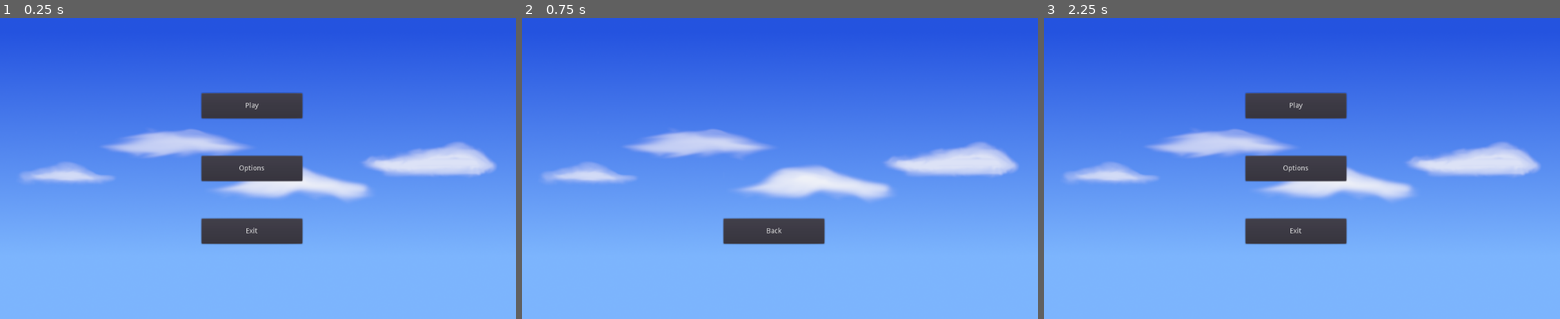
Above: before the commit, frames 1-3 (left to right).
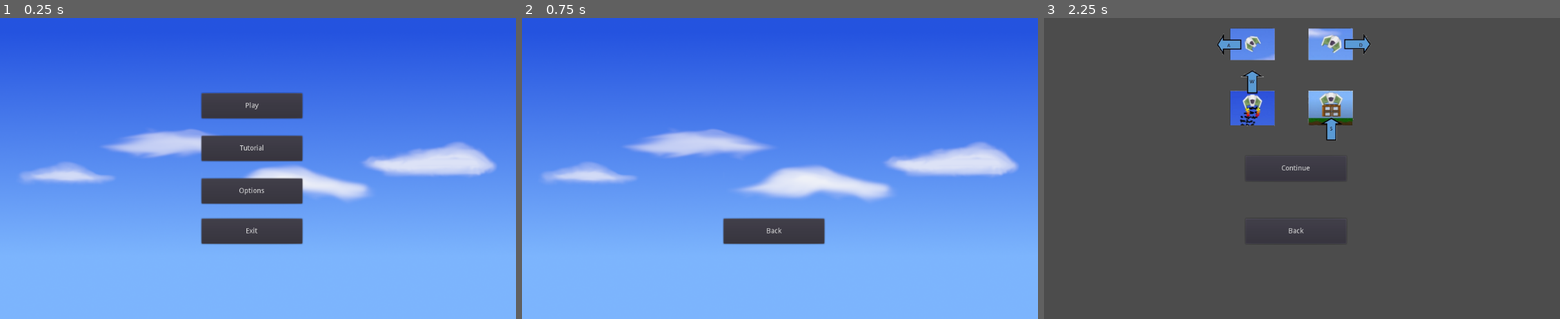
Above: after the commit, the same moments.

Repository: giraffegrenade/home-havoc
Game: Godot game, scene res://scenes/MainMenu.tscn
Two runs of this game, one before a commit and one after it. Both use one fixed random seed, a clock stepped at 60 frames per second and the inputs below.
Inputs (mouse positions are in pixels of both pictures, inside the frame that each line leads up to):
- Up to frame 1 (0.25 s): no input
- Up to frame 2 (0.75 s): click "Options" at 0.5 s
- Up to frame 3 (2.25 s): click "Back" at 1.25 s; click (1296, 147) at 2 s, where only the run after the commit has a clickable "Tutorial"

The runs differ from the first frame. In frame 1, 4.2% of the frame differs, in the area x 38-59%, y 38-62%; in frame 2, nothing differs; in frame 3, 96%, in the area x 0-100%, y 0-100%.

Commit message:
Adding separate tutorial page
Reorganising menu

Diff:
--- /dev/null
+++ b/HomeHavoc/scenes/GameSettingsMenu.gd
@@ -0,0 +1,10 @@
+extends CanvasLayer
+
+
+
+func _on_StartButton_pressed():
+	get_tree().change_scene("res://scenes/Main.tscn")
+
+
+func _on_BackButton_pressed():
+	get_tree().change_scene("res://scenes/MainMenu.tscn")
--- /dev/null
+++ b/HomeHavoc/scenes/GameSettingsMenu.tscn
@@ -0,0 +1,79 @@
+[gd_scene load_steps=4 format=2]
+
+[ext_resource path="res://scenes/GameSettingsMenu.gd" type="Script" id=1]
+[ext_resource path="res://scenes/Background.tscn" type="PackedScene" id=2]
+
+[sub_resource type="GDScript" id=1]
+
+script/source = "extends Button
+
+"
+
+[node name="GameSettingsMenu" type="CanvasLayer" index="0"]
+
+layer = 1
+offset = Vector2( 0, 0 )
+rotation = 0.0
+scale = Vector2( 1, 1 )
+transform = Transform2D( 1, 0, 0, 1, 0, 0 )
+script = ExtResource( 1 )
+
+[node name="StartButton" type="Button" parent="." index="0"]
+
+anchor_left = 0.0
+anchor_top = 0.0
+anchor_right = 0.0
+anchor_bottom = 0.0
+margin_left = 400.0
+margin_top = 150.0
+margin_right = 600.0
+margin_bottom = 200.0
+rect_pivot_offset = Vector2( 0, 0 )
+rect_clip_content = false
+focus_mode = 2
+mouse_filter = 0
+mouse_default_cursor_shape = 0
+size_flags_horizontal = 1
+size_flags_vertical = 1
+toggle_mode = false
+enabled_focus_mode = 2
+shortcut = null
+group = null
+text = "Start"
+flat = false
+align = 1
+script = SubResource( 1 )
+_sections_unfolded = [ "Rect" ]
+
+[node name="BackButton" type="Button" parent="." index="1"]
+
+anchor_left = 0.0
+anchor_top = 0.0
+anchor_right = 0.0
+anchor_bottom = 0.0
+margin_left = 400.0
+margin_top = 400.0
+margin_right = 600.0
+margin_bottom = 450.0
+rect_pivot_offset = Vector2( 0, 0 )
+rect_clip_content = false
+focus_mode = 2
+mouse_filter = 0
+mouse_default_cursor_shape = 0
+size_flags_horizontal = 1
+size_flags_vertical = 1
+toggle_mode = false
+enabled_focus_mode = 2
+shortcut = null
+group = null
+text = "Back"
+flat = false
+align = 1
+script = SubResource( 1 )
+_sections_unfolded = [ "Rect" ]
+
+[node name="Sprite" parent="." index="2" instance=ExtResource( 2 )]
+
+[connection signal="pressed" from="StartButton" to="." method="_on_StartButton_pressed"]
+
+[connection signal="pressed" from="BackButton" to="." method="_on_BackButton_pressed"]
--- a/HomeHavoc/scenes/MainMenu.gd
+++ b/HomeHavoc/scenes/MainMenu.gd
@@ -1,8 +1,8 @@
 extends CanvasLayer
 
 
-func _on_StartButton_pressed():
-	get_tree().change_scene("res://scenes/Tutorial.tscn")
+func _on_PlayButton_pressed():
+	get_tree().change_scene("res://scenes/GameSettingsMenu.tscn")
 
 
 func _on_Exit_pressed():
@@ -11,3 +11,7 @@
 
 func _on_OptionsButton_pressed():
 	get_tree().change_scene("res://scenes/OptionsMenu.tscn")
+
+
+func _on_Tutorial_pressed():
+	get_tree().change_scene("res://scenes/Tutorial.tscn")
--- a/HomeHavoc/scenes/MainMenu.tscn
+++ b/HomeHavoc/scenes/MainMenu.tscn
@@ -3,7 +3,7 @@
 [ext_resource path="res://scenes/MainMenu.gd" type="Script" id=1]
 [ext_resource path="res://scenes/Background.tscn" type="PackedScene" id=2]
 
-[node name="CanvasLayer" type="CanvasLayer" index="0"]
+[node name="CanvasLayer" type="CanvasLayer"]
 
 layer = 1
 offset = Vector2( 0, 0 )
@@ -12,7 +12,7 @@
 transform = Transform2D( 1, 0, 0, 1, 0, 0 )
 script = ExtResource( 1 )
 
-[node name="StartButton" type="Button" parent="." index="0"]
+[node name="PlayButton" type="Button" parent="." index="0"]
 
 anchor_left = 0.5
 anchor_top = 0.0
@@ -38,16 +38,42 @@
 align = 1
 _sections_unfolded = [ "Margin", "Rect" ]
 
-[node name="OptionsButton" type="Button" parent="." index="1"]
+[node name="Tutorial" type="Button" parent="." index="1"]
 
 anchor_left = 0.5
 anchor_top = 0.5
 anchor_right = 0.5
 anchor_bottom = 0.5
 margin_left = -112.0
-margin_top = -25.0
+margin_top = -65.0
 margin_right = 88.0
-margin_bottom = 25.0
+margin_bottom = -15.0
+rect_pivot_offset = Vector2( 0, 0 )
+rect_clip_content = false
+focus_mode = 2
+mouse_filter = 0
+mouse_default_cursor_shape = 0
+size_flags_horizontal = 1
+size_flags_vertical = 1
+toggle_mode = false
+enabled_focus_mode = 2
+shortcut = null
+group = null
+text = "Tutorial"
+flat = false
+align = 1
+_sections_unfolded = [ "Margin", "Rect" ]
+
+[node name="OptionsButton" type="Button" parent="." index="2"]
+
+anchor_left = 0.5
+anchor_top = 0.5
+anchor_right = 0.5
+anchor_bottom = 0.5
+margin_left = -112.0
+margin_top = 20.0
+margin_right = 88.0
+margin_bottom = 70.0
 rect_pivot_offset = Vector2( 0, 0 )
 rect_clip_content = false
 focus_mode = 2
@@ -64,7 +90,7 @@
 align = 1
 _sections_unfolded = [ "Margin", "Rect" ]
 
-[node name="Exit" type="Button" parent="." index="2"]
+[node name="Exit" type="Button" parent="." index="3"]
 
 anchor_left = 0.5
 anchor_top = 1.0
@@ -90,9 +116,11 @@
 align = 1
 _sections_unfolded = [ "Margin", "Rect" ]
 
-[node name="Sprite" parent="." index="3" instance=ExtResource( 2 )]
+[node name="Sprite" parent="." index="4" instance=ExtResource( 2 )]
 
-[connection signal="pressed" from="StartButton" to="." method="_on_StartButton_pressed"]
+[connection signal="pressed" from="PlayButton" to="." method="_on_PlayButton_pressed"]
+
+[connection signal="pressed" from="Tutorial" to="." method="_on_Tutorial_pressed"]
 
 [connection signal="pressed" from="OptionsButton" to="." method="_on_OptionsButton_pressed"]
 
--- a/HomeHavoc/scenes/Tutorial.gd
+++ b/HomeHavoc/scenes/Tutorial.gd
@@ -5,4 +5,5 @@
 
 
 func _on_ContinueButton_pressed():
-	get_tree().change_scene("res://scenes/Main.tscn")
+#	get_tree().change_scene("res://scenes/Main.tscn")
+	pass
--- a/HomeHavoc/scenes/Tutorial.tscn
+++ b/HomeHavoc/scenes/Tutorial.tscn
@@ -4,7 +4,7 @@
 [ext_resource path="res://art/tutorial.png" type="Texture" id=2]
 [ext_resource path="res://scenes/Background.tscn" type="PackedScene" id=3]
 
-[node name="CanvasLayer" type="CanvasLayer" index="0"]
+[node name="CanvasLayer" type="CanvasLayer"]
 
 layer = 1
 offset = Vector2( 0, 0 )
@@ -73,6 +73,7 @@
 
 [node name="Sprite" parent="." index="3" instance=ExtResource( 3 )]
 
+visible = false
 position = Vector2( -2.51685, 298.709 )
 
 [connection signal="pressed" from="ContinueButton" to="." method="_on_ContinueButton_pressed"]
